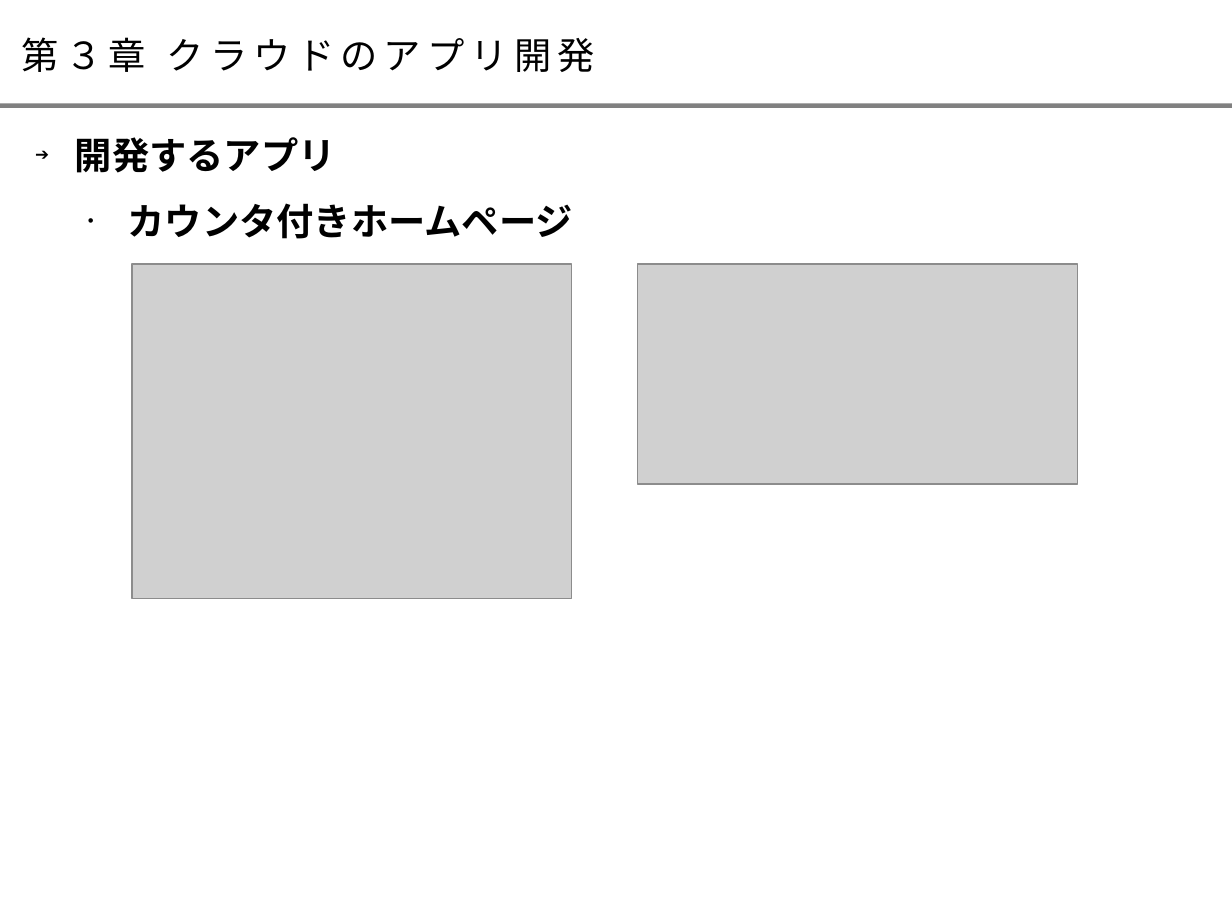
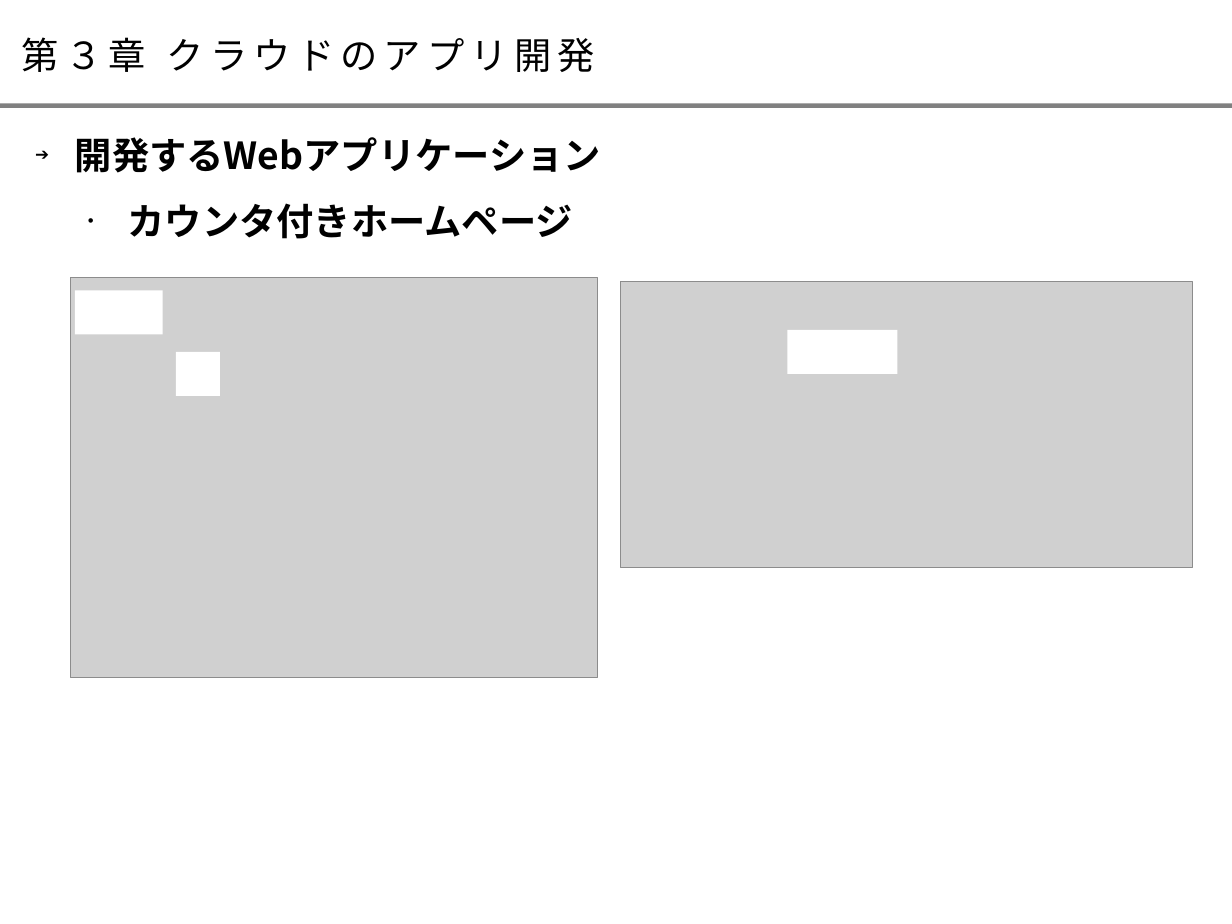
Before and after one commit to takaokouji/sitw16-hello, a slide deck: slide 7 of doc/startup_ruby_paas.odp. Drawn at 1232x924 pixels with LibreOffice and Linux fonts; fonts in the diff are those of the drawing; grey boxes stand for pictures. Boxes give left, top, right and bottom in pixels: in the first picture for what was removed or moved away, otherwise in the second. Text is boxed around its words. In the diff, an @@ line names an element or a change of style, - is before the commit and + after.

```diff
--- a/doc/startup_ruby_paas.odp
+++ b/doc/startup_ruby_paas.odp
@@ text at <box>75,137,601,173</box>: text changed @@
-➔ 開発するアプリ
+➔ 開発するWebアプリケーション
@@ picture: place and size @@
-picture at <box>132,264,572,598</box>
+picture at <box>70,277,597,677</box>
@@ rectangle added at <box>75,291,163,334</box>, fill #FFFFFF @@
@@ picture: place and size @@
-picture at <box>638,264,1079,484</box>
+picture at <box>620,282,1193,568</box>
@@ rectangle added at <box>176,352,219,396</box>, fill #FFFFFF @@
@@ rectangle added at <box>788,330,898,373</box>, fill #FFFFFF @@
```
Also in this commit, not shown: 4 other slides changed.
